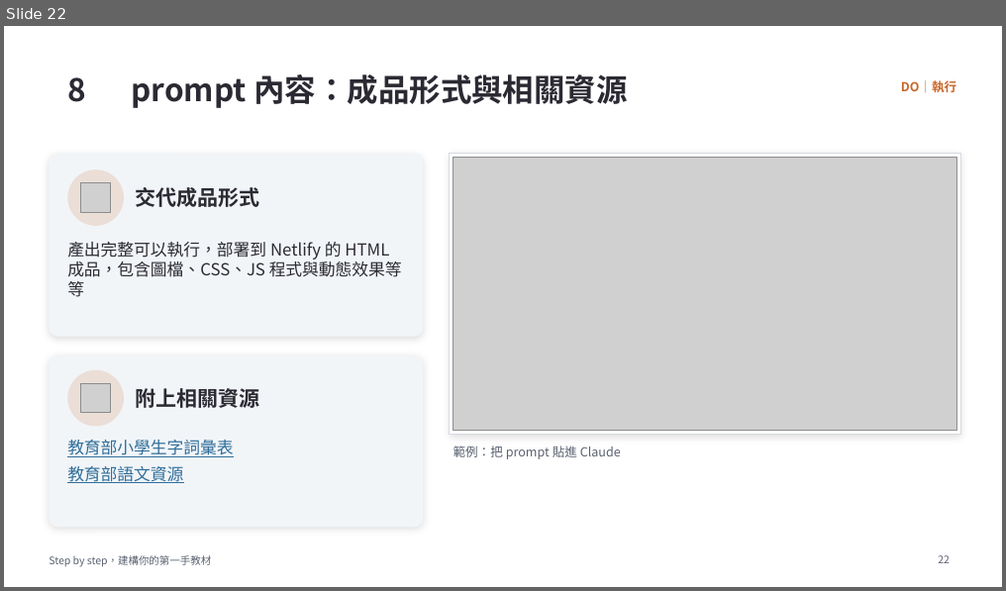
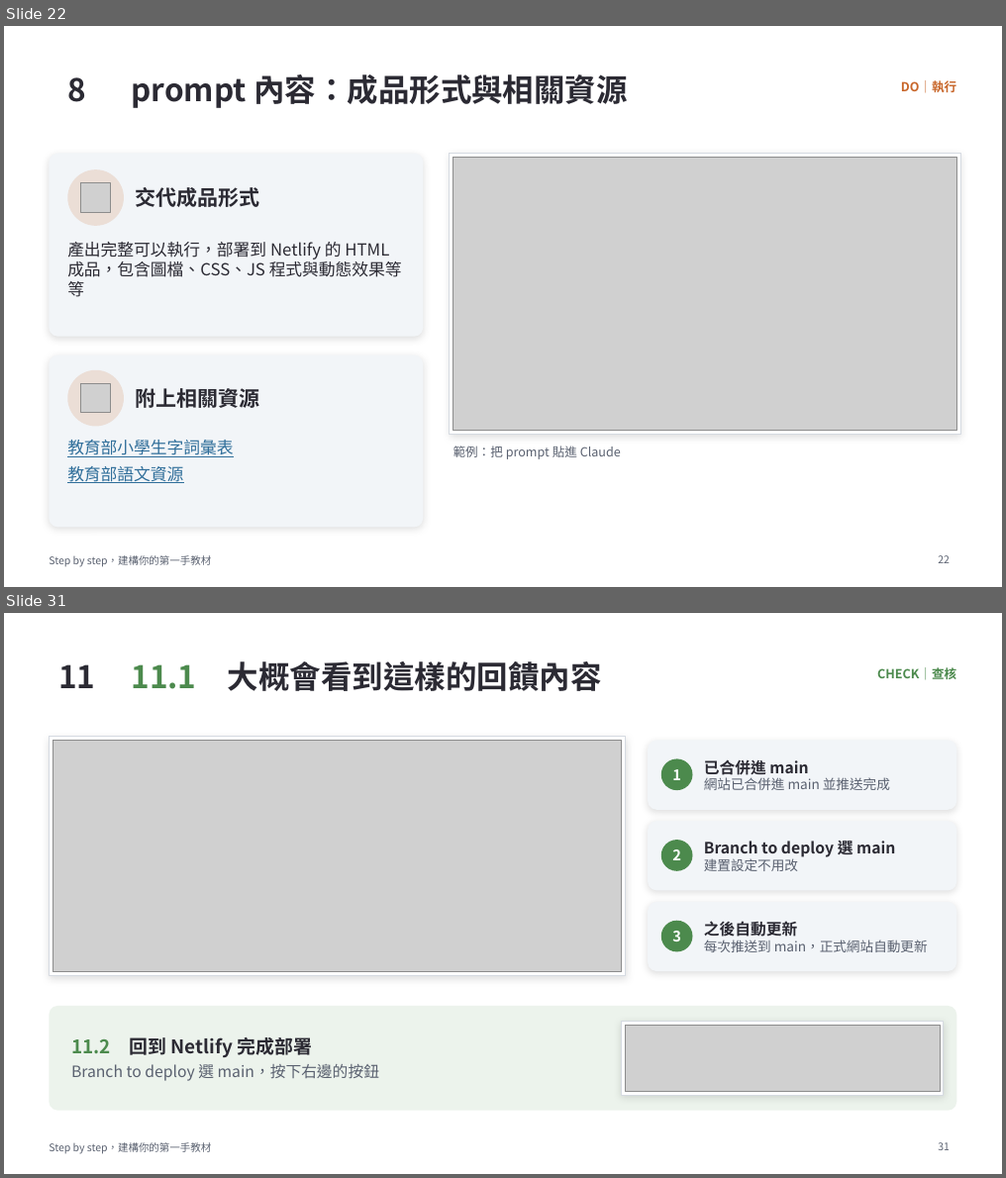
Before and after one commit to MattAtAIEra/NTTU2026-step-by-step, a slide deck: doc/Step-by-Step_建構你的第一手教材_PDCA.pptx. Shown one above the other, each under a label of ours: slide 22 before the commit, slides 22 and 31 after it; the slides between them are not shown. The pictures are 1006x591 and 1006x1178 pixels, drawn with LibreOffice and Linux fonts; fonts in the diff are those of the drawing; grey boxes stand for pictures; background and template pictures are left out. Boxes give left, top, right and bottom in pixels: in the first picture for what was removed or moved away, otherwise in the second. Text is boxed around its words. In the diff, an @@ line names an element or a change of style, - is before the commit and + after.

```diff
--- a/doc/Step-by-Step_建構你的第一手教材_PDCA.pptx
+++ b/doc/Step-by-Step_建構你的第一手教材_PDCA.pptx
@@ slide 31 added at <box>4,613,1002,1174</box>, background #FFFFFF; not listed: 1 template element that a slide beside it also shows @@
@@ text added at <box>58,664,95,688</box>, 30 pt, text #2B2A33, bold @@
+11
@@ title added at <box>132,662,602,691</box>, 30 pt, text #2B2A33, bold @@
+11.1 大概會看到這樣的回饋內容
@@ text added at <box>877,667,956,680</box>, 12 pt, text #4C8A4D, bold @@
+CHECK｜查核
@@ rectangle added at <box>49,737,626,976</box>, fill #FFFFFF, outline #D5DAE1 0.75 pt @@
@@ picture added at <box>53,741,622,972</box> @@
@@ rounded rectangle added at <box>648,741,957,810</box>, fill #F2F5F8 @@
@@ ellipse added at <box>661,759,693,790</box>, fill #4C8A4D @@
@@ text added at <box>704,760,890,790</box>, 13 pt, text #5A6170 @@
+已合併進 main
+網站已合併進 main 並推送完成
@@ text added at <box>672,769,681,780</box>, 14 pt, text #FFFFFF, bold @@
+1
@@ rounded rectangle added at <box>648,821,957,891</box>, fill #F2F5F8 @@
@@ ellipse added at <box>661,840,693,871</box>, fill #4C8A4D @@
@@ text added at <box>672,850,681,861</box>, 14 pt, text #FFFFFF, bold @@
+2
@@ text added at <box>704,839,895,871</box>, 15 pt, text #2B2A33, bold @@
+Branch to deploy 選 main
+建置設定不用改
@@ rounded rectangle added at <box>648,902,957,971</box>, fill #F2F5F8 @@
@@ ellipse added at <box>661,921,693,953</box>, fill #4C8A4D @@
@@ text added at <box>672,931,681,942</box>, 14 pt, text #FFFFFF, bold @@
+3
@@ text added at <box>704,921,928,953</box>, 13 pt, text #5A6170 @@
+之後自動更新
+每次推送到 main，正式網站自動更新
@@ rounded rectangle added at <box>49,1006,957,1111</box>, fill #4C8A4D at 10% opacity @@
@@ rectangle added at <box>622,1022,944,1096</box>, fill #FFFFFF, outline #D5DAE1 0.75 pt @@
@@ picture added at <box>626,1026,940,1092</box> @@
@@ text added at <box>71,1038,379,1081</box>, 15 pt, text #5A6170 @@
+11.2 回到 Netlify 完成部署
+Branch to deploy 選 main，按下右邊的按鈕
@@ page number added at <box>938,1143,949,1151</box>, 10 pt, text #5A6170 @@
+31
```
Also in this commit, not shown: 8 slides changed, 7 other slides added, 2 slides removed.
